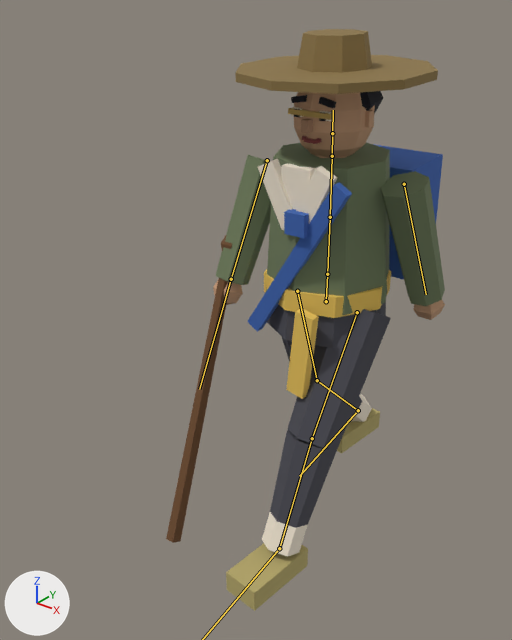
Two versions of the glTF model assets3d/npcs/npc_N110b.glb, one commit apart.
Camera for both pictures: a camera (50 mm lens) standing at (1.165, -1.831, 1.899) and looking at (-0.125, -0.219, 0.899). The lights are fixed; the arrows at lower left show +X, +Y and +Z. The older version comes first. Both versions are drawn at frame 14 of the action 'Walk'; the numbers are the values there. The bones that change, and the others that lie on the model, are drawn over the model as lines.

The first picture shows 'npc_N110b_part0', 'npc_N110b_part1', 'npc_N110b_part11', 'npc_N110b_part12', 'npc_N110b_part13', 'npc_N110b_part14', 'npc_N110b_part2', 'npc_N110b_part3', 'npc_N110b_part4', 'npc_N110b_part5', 'npc_N110b_part6', 'npc_N110b_part7', 'npc_N110b_part8', 'npc_N110b_part9'.
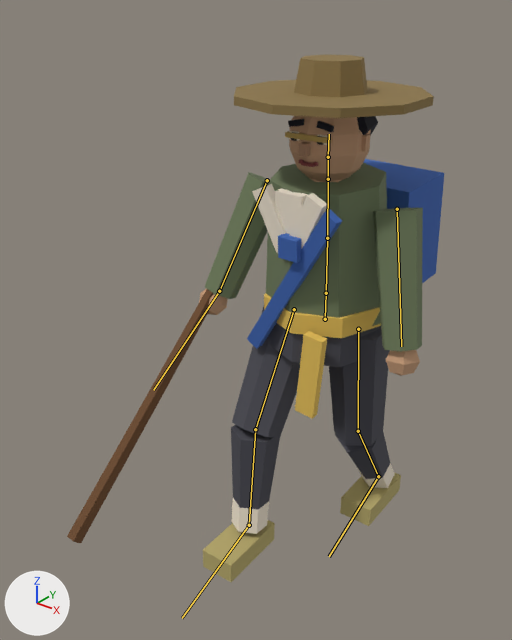
Pixel boxes [x1, y1, x2, y2] of what changed, in the pictures (512 x 640 px):
'npc_N110b_part4', posed (10% taller)
    before: [216, 143, 445, 315]
    after: [205, 163, 423, 352]
'npc_N110b_part0', posed (28% wider, 11% shorter)
    before: [267, 300, 391, 528]
    after: [231, 307, 390, 510]
'npc_N110b_part11', posed
    before: [235, 29, 438, 94]
    after: [234, 55, 434, 118]
'npc_N110b_part13', posed
    before: [247, 144, 443, 332]
    after: [247, 159, 444, 349]
'npc_N110b_part2', posed (28% wider, 46% shorter)
    before: [226, 408, 380, 611]
    after: [203, 472, 401, 582]
'npc_N110b_part14', posed
    before: [166, 235, 232, 543]
    after: [67, 289, 214, 543]
'npc_N110b_part1', posed (43% wider, 10% shorter)
    before: [258, 107, 372, 557]
    after: [231, 131, 395, 534]
'npc_N110b_part5', posed (14% taller)
    before: [213, 92, 445, 320]
    after: [199, 116, 420, 376]
'npc_N110b_part3', posed (8% narrower)
    before: [264, 270, 391, 399]
    after: [264, 293, 381, 419]
'npc_N110b_part7', posed
    before: [291, 91, 383, 114]
    after: [288, 116, 378, 136]
'npc_N110b_part12', posed
    before: [288, 108, 333, 120]
    after: [285, 131, 331, 143]
'npc_N110b_part6', posed (8% taller)
    before: [294, 109, 326, 121]
    after: [291, 132, 323, 145]
bone 'Hips', root to tip
    before: (326, 301) to (327, 274)
    after: (325, 319) to (326, 293)
bone 'Spine', root to tip
    before: (327, 274) to (330, 217)
    after: (326, 293) to (327, 238)
bone 'Chest', root to tip
    before: (330, 217) to (332, 156)
    after: (327, 238) to (328, 179)
bone 'Head', root to tip
    before: (332, 133) to (333, 110)
    after: (328, 157) to (329, 134)
bone 'UpperArm.L', root to tip
    before: (404, 184) to (426, 294)
    after: (397, 209) to (401, 346)
bone 'UpperArm.R', root to tip
    before: (267, 160) to (231, 279)
    after: (267, 180) to (219, 291)
bone 'Hand.R', root to tip
    before: (231, 279) to (199, 389)
    after: (219, 291) to (153, 390)
bone 'UpperLeg.L', root to tip
    before: (357, 312) to (312, 438)
    after: (358, 329) to (358, 431)
bone 'LowerLeg.L', root to tip
    before: (312, 438) to (279, 548)
    after: (358, 431) to (378, 476)
bone 'UpperLeg.R', root to tip
    before: (297, 291) to (317, 380)
    after: (294, 309) to (255, 429)
bone 'LowerLeg.R', root to tip
    before: (317, 380) to (358, 410)
    after: (255, 429) to (249, 525)
bone 'Foot.R', root to tip
    before: (358, 410) to (299, 476)
    after: (249, 525) to (182, 618)

The change, as a diff of the scene's bpy script:
```diff
--- a/assets3d/npcs/npc_N110b.glb.py
+++ b/assets3d/npcs/npc_N110b.glb.py
@@ bone_hips @@
 bone_hips = bpy.data.objects['Armature'].pose.bones['Hips']  # child of 'Root'
-bone_hips.location = (0.0, 0.001, 0.0)
-bone_hips.rotation_quaternion = (0.999, 0.0, -0.043, 0.0)  # degrees (0, -5, 0)
+bone_hips.location = (0.0, -0.065, 0.0)
+bone_hips.rotation_quaternion = (1.0, 0.014, 0.021, 0.0)  # degrees (2, 2, 0)
@@ bone_spine @@
 bone_spine = bpy.data.objects['Armature'].pose.bones['Spine']  # child of 'Hips'
-bone_spine.rotation_quaternion = (1.0, 0.0, 0.0, 0.0)  # degrees (0, 0, 0)
+bone_spine.rotation_quaternion = (1.0, 0.006, -0.013, 0.0)  # degrees (1, -2, 0)
@@ bone_chest @@
 bone_chest = bpy.data.objects['Armature'].pose.bones['Chest']  # child of 'Spine'
-bone_chest.rotation_quaternion = (0.998, 0.017, 0.06, -0.001)  # degrees (2, 7, 0)
+bone_chest.rotation_quaternion = (1.0, 0.015, -0.02, 0.0)  # degrees (2, -2, 0)
@@ bone_head @@
 bone_head = bpy.data.objects['Armature'].pose.bones['Head']  # child of 'Neck'
-bone_head.rotation_quaternion = (1.0, 0.0, -0.026, 0.0)  # degrees (0, -3, 0)
+bone_head.rotation_quaternion = (0.999, -0.035, 0.029, 0.001)  # degrees (-4, 3, 0)
@@ bone_upperarm_l @@
 bone_upperarm_l = bpy.data.objects['Armature'].pose.bones['UpperArm.L']  # child of 'Chest'
-bone_upperarm_l.rotation_quaternion = (0.988, 0.152, 0.018, 0.018)  # degrees (17, 2, 2)
+bone_upperarm_l.rotation_quaternion = (0.993, -0.101, -0.007, -0.065)  # degrees (-12, -2, -7)
@@ bone_upperarm_r @@
 bone_upperarm_r = bpy.data.objects['Armature'].pose.bones['UpperArm.R']  # child of 'Chest'
-bone_upperarm_r.rotation_quaternion = (-0.982, 0.184, -0.022, -0.022)  # degrees (-21, 3, 2)
+bone_upperarm_r.rotation_quaternion = (-0.975, 0.208, -0.015, -0.077)  # degrees (-24, 3, 8)
@@ bone_hand_r @@
 bone_hand_r = bpy.data.objects['Armature'].pose.bones['Hand.R']  # child of 'UpperArm.R'
-bone_hand_r.rotation_quaternion = (1.0, 0.0, 0.0, 0.0)  # degrees (0, 0, 0)
+bone_hand_r.rotation_quaternion = (0.985, -0.172, 0.017, 0.017)  # degrees (-20, 2, 2)
@@ bone_upperleg_l @@
 bone_upperleg_l = bpy.data.objects['Armature'].pose.bones['UpperLeg.L']  # child of 'Hips'
-bone_upperleg_l.rotation_quaternion = (0.97, -0.242, 0.0, 0.0)  # degrees (-28, 0, 0)
+bone_upperleg_l.rotation_quaternion = (0.999, 0.049, 0.0, 0.0)  # degrees (6, 0, 0)
@@ bone_lowerleg_l @@
 bone_lowerleg_l = bpy.data.objects['Armature'].pose.bones['LowerLeg.L']  # child of 'UpperLeg.L'
-bone_lowerleg_l.rotation_quaternion = (0.999, 0.048, 0.0, 0.0)  # degrees (5, 0, 0)
+bone_lowerleg_l.rotation_quaternion = (0.976, 0.217, 0.0, 0.0)  # degrees (25, 0, 0)
@@ bone_foot_l @@
 bone_foot_l = bpy.data.objects['Armature'].pose.bones['Foot.L']  # child of 'LowerLeg.L'
-bone_foot_l.rotation_quaternion = (0.98, 0.2, 0.0, 0.0)  # degrees (23, 0, 0)
+bone_foot_l.rotation_quaternion = (0.961, -0.278, 0.0, 0.0)  # degrees (-32, 0, 0)
@@ bone_upperleg_r @@
 bone_upperleg_r = bpy.data.objects['Armature'].pose.bones['UpperLeg.R']  # child of 'Hips'
-bone_upperleg_r.rotation_quaternion = (-0.988, -0.154, 0.0, 0.0)  # degrees (18, 0, 0)
+bone_upperleg_r.rotation_quaternion = (0.96, -0.281, 0.0, 0.0)  # degrees (-33, 0, 0)
@@ bone_lowerleg_r @@
 bone_lowerleg_r = bpy.data.objects['Armature'].pose.bones['LowerLeg.R']  # child of 'UpperLeg.R'
-bone_lowerleg_r.rotation_quaternion = (0.968, 0.25, 0.0, 0.0)  # degrees (29, 0, 0)
+bone_lowerleg_r.rotation_quaternion = (0.976, 0.217, 0.0, 0.0)  # degrees (25, 0, 0)
@@ bone_foot_r @@
 bone_foot_r = bpy.data.objects['Armature'].pose.bones['Foot.R']  # child of 'LowerLeg.R'
-bone_foot_r.rotation_quaternion = (0.917, -0.398, 0.0, 0.0)  # degrees (-47, 0, 0)
+bone_foot_r.rotation_quaternion = (0.999, 0.052, 0.0, 0.0)  # degrees (6, 0, 0)
```
